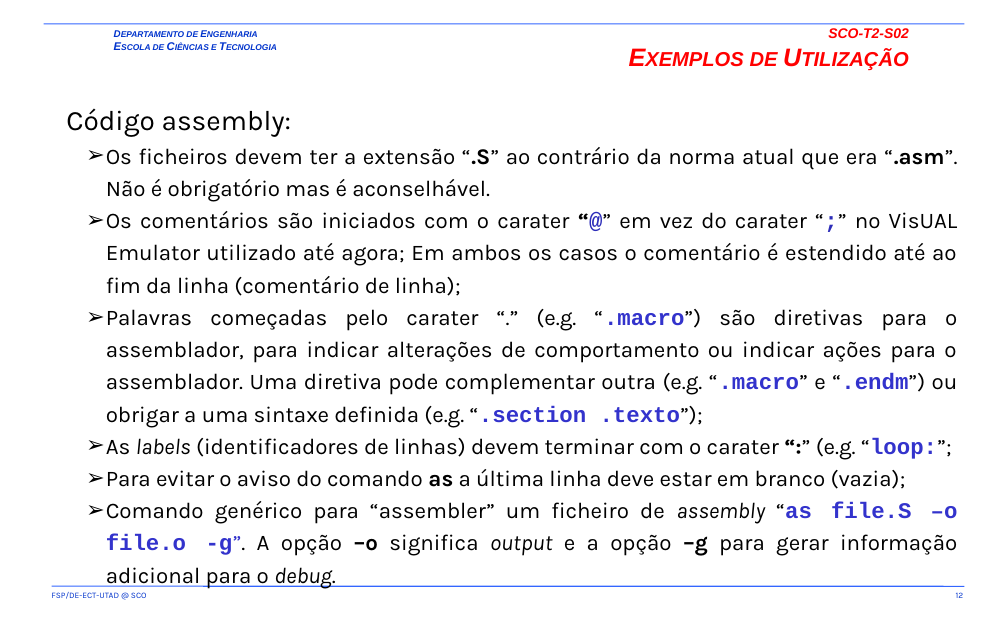
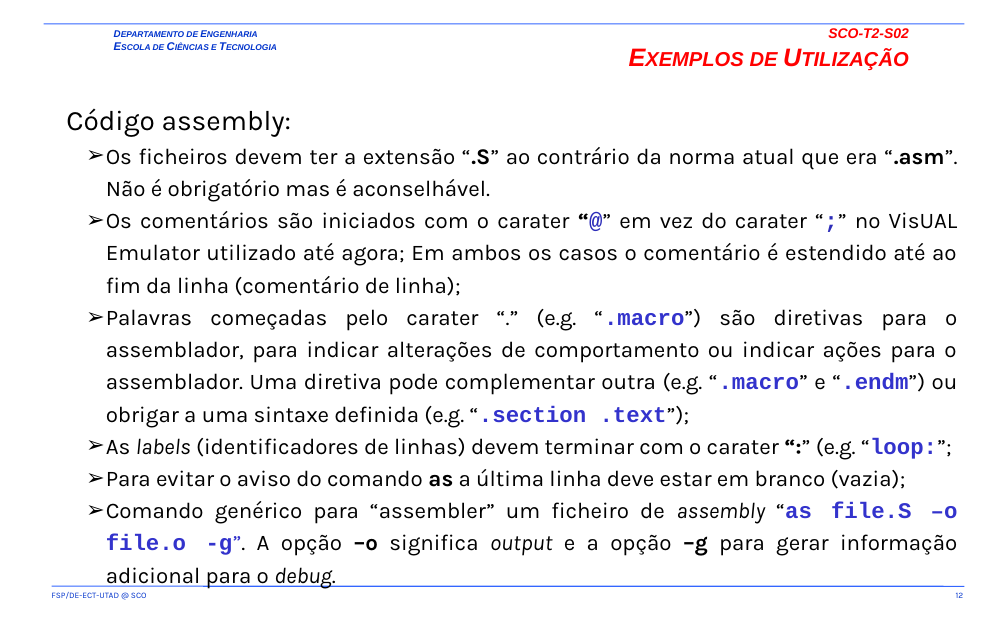
Before and after one commit to fsp864/UTAD-SCO, a slide deck: slide 12 of aulas/t/SCO-T2-S01-S02.pptx. Drawn at 1008x630 pixels with LibreOffice and Linux fonts; fonts in the diff are those of the drawing; background and template pictures are left out. Boxes give left, top, right and bottom in pixels: in the first picture for what was removed or moved away, otherwise in the second. Text is boxed around its words. In the diff, an @@ line names an element or a change of style, - is before the commit and + after.

```diff
--- a/aulas/t/SCO-T2-S01-S02.pptx
+++ b/aulas/t/SCO-T2-S01-S02.pptx
@@ text at box(106, 309, 958, 428): text changed @@
-  ➢ Palavras começadas pelo carater “.” (e.g. “.macro”) são diretivas para o assemblador, para indicar alterações de comportamento ou indicar ações para o assemblador. Uma diretiva pode complementar outra (e.g. “.macro” e “.endm”) ou obrigar a uma sintaxe definida (e.g. “.section .texto”);
+  ➢ Palavras começadas pelo carater “.” (e.g. “.macro”) são diretivas para o assemblador, para indicar alterações de comportamento ou indicar ações para o assemblador. Uma diretiva pode complementar outra (e.g. “.macro” e “.endm”) ou obrigar a uma sintaxe definida (e.g. “.section .text”);
```
Also in this commit, not shown: 4 other slides changed, 1 other file.
